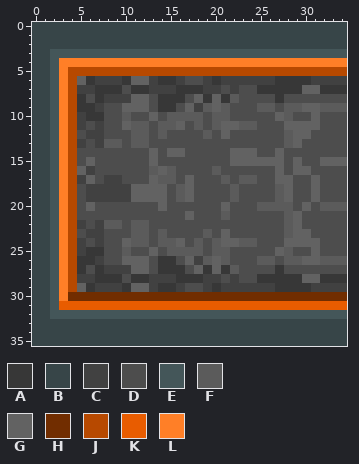
File history of a pixel-art sprite, stats/tile_half_left.png. Above is the file before it was changed.
The file is 35x36 pixels. Colours within 5 levels of each other are drawn and written as one.
Palette (. is transparent): A #373737  B #374548  C #414141  D #4d4d4d  E #445659  F #5b5b5b  G #626262  H #712d00  J #b74900  K #e85c00  L #ff7f27
And afterwards:
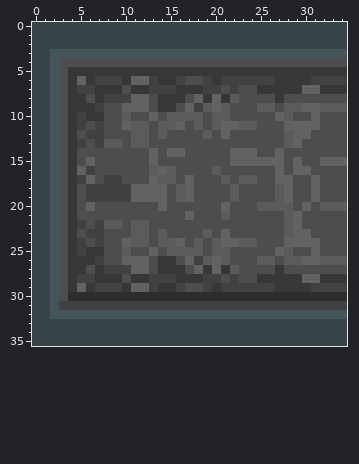
Diff:
@@ palette @@
-H #712d00
+H #2d2d2d
@@ x 0..34 @@
  3 BBEEEEEEEEEEEEEEEEEEEEEEEEEEEEEEEEE
- 4 BBELLLLLLLLLLLLLLLLLLLLLLLLLLLLLLLL
- 5 BBELJJJJJJJJJJJJJJJJJJJJJJJJJJJJJJJ
- 6 BBELJGACCCAGGCAACDDCACCCCCCAAAACCCC
- 7 BBELJCCAAADAACCCAAACCDCDDAAAAAGGAAA
- 8 BBELJADACCCGGDAAADGAGAFDDDDADDDDDDD
- 9 BBELJAACDDGGGDAADGCFGFDDDFFDFFGGFFF
-10 BBELJCAADDFDDGDFFFFDFFDDDDDGFDDGDDD
-11 BBELJCDCDDGFFDFFGDFDFGGFFDDDGGGGDDD
-12 BBELJDCCDDDFFDFDDDDFDGDDDDDDFGGDDDD
-13 BBELJCDCFFDFFDDDDDDDDDDDDDDDFGDDDDD
-14 BBELJDDDDDDDDGDGGDDDDDGGGDDGDDDDDDD
-15 BBELJDGDDDDDDGDDDDDDDDGGGGGGDGDDGGG
-16 BBELJGCDDDDDDFGFDDDDFDDDDDDGDGGDDDD
-17 BBELJCGDCCDDDGFFDGDDDFDFFDDGGDDGDDD
-18 BBELJDCCCCCGGGGDFGDDDDFDDDDFGDDGDDD
-19 BBELJDCCCCCGGGGDFGDDDDFDDDDFGDDGDDD
-20 BBELJDGDDDDDDDGDDDDDDGDDDFFFFDGDFFF
-21 BBELJDDDDDDDDDDDDGDDDFDDDDDDFGDDDDD
-22 BBELJCDCFFDFFDDDDDDDDDDDDDDDFGDDDDD
-23 BBELJDCCDDDFFDFDDDDFDGDDDDDDFGGDDDD
-24 BBELJCDCDDGFFDFFGDFDFGGFFDDDGGGGDDD
-25 BBELJCAADDFDDGDFFFFDFFDDDDDGFDDGDDD
-26 BBELJAACDDGGGDAADGCFGFDDDFFDFFGGFFF
-27 BBELJADACCCGGDAAADGAGAFDDDDADDDDDDD
-28 BBELJCCAAADAACCCAAACCDCDDAAAAAGGAAA
-29 BBELJGACCCAGGCAACDDCACCCCCCAAAACCCC
-30 BBELHHHHHHHHHHHHHHHHHHHHHHHHHHHHHHH
-31 BBEKKKKKKKKKKKKKKKKKKKKKKKKKKKKKKKK
+ 4 BBEDDDDDDDDDDDDDDDDDDDDDDDDDDDDDDDD
+ 5 BBEDAAAAAAAAAAAAAAAAAAAAAAAAAAAAAAA
+ 6 BBEDAGACCCAGGCAACDDCACCCCCCAAAACCCC
+ 7 BBEDACCAAADAACCCAAACCDCDDAAAAAGGAAA
+ 8 BBEDAADACCCGGDAAADGAGAFDDDDADDDDDDD
+ 9 BBEDAAACDDGGGDAADGCFGFDDDFFDFFGGFFF
+10 BBEDACAADDFDDGDFFFFDFFDDDDDGFDDGDDD
+11 BBEDACDCDDGFFDFFGDFDFGGFFDDDGGGGDDD
+12 BBEDADCCDDDFFDFDDDDFDGDDDDDDFGGDDDD
+13 BBEDACDCFFDFFDDDDDDDDDDDDDDDFGDDDDD
+14 BBEDADDDDDDDDGDGGDDDDDGGGDDGDDDDDDD
+15 BBEDADGDDDDDDGDDDDDDDDGGGGGGDGDDGGG
+16 BBEDAGCDDDDDDFGFDDDDFDDDDDDGDGGDDDD
+17 BBEDACGDCCDDDGFFDGDDDFDFFDDGGDDGDDD
+18 BBEDADCCCCCGGGGDFGDDDDFDDDDFGDDGDDD
+19 BBEDADCCCCCGGGGDFGDDDDFDDDDFGDDGDDD
+20 BBEDADGDDDDDDDGDDDDDDGDDDFFFFDGDFFF
+21 BBEDADDDDDDDDDDDDGDDDFDDDDDDFGDDDDD
+22 BBEDACDCFFDFFDDDDDDDDDDDDDDDFGDDDDD
+23 BBEDADCCDDDFFDFDDDDFDGDDDDDDFGGDDDD
+24 BBEDACDCDDGFFDFFGDFDFGGFFDDDGGGGDDD
+25 BBEDACAADDFDDGDFFFFDFFDDDDDGFDDGDDD
+26 BBEDAAACDDGGGDAADGCFGFDDDFFDFFGGFFF
+27 BBEDAADACCCGGDAAADGAGAFDDDDADDDDDDD
+28 BBEDACCAAADAACCCAAACCDCDDAAAAAGGAAA
+29 BBEDAGACCCAGGCAACDDCACCCCCCAAAACCCC
+30 BBEDHHHHHHHHHHHHHHHHHHHHHHHHHHHHHHH
+31 BBECCCCCCCCCCCCCCCCCCCCCCCCCCCCCCCC
 32 BBEEEEEEEEEEEEEEEEEEEEEEEEEEEEEEEEE
